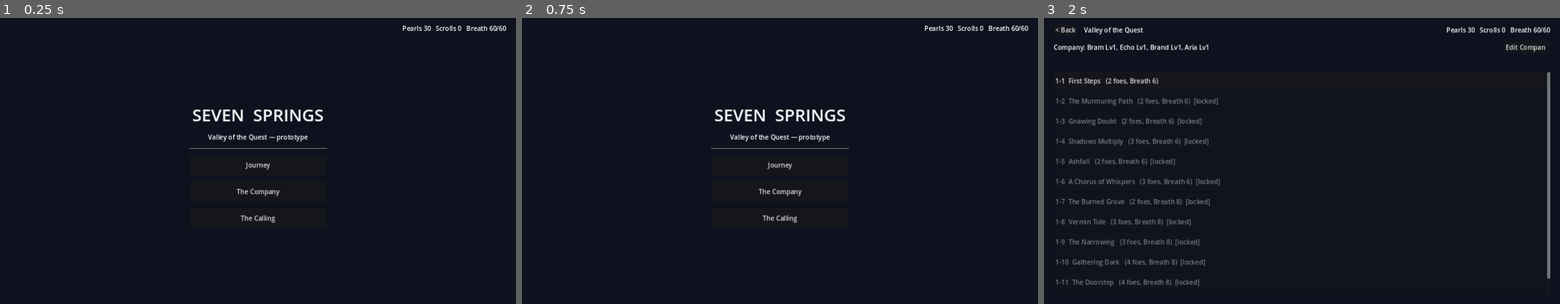
Above: before the commit, frames 1-3 (left to right).
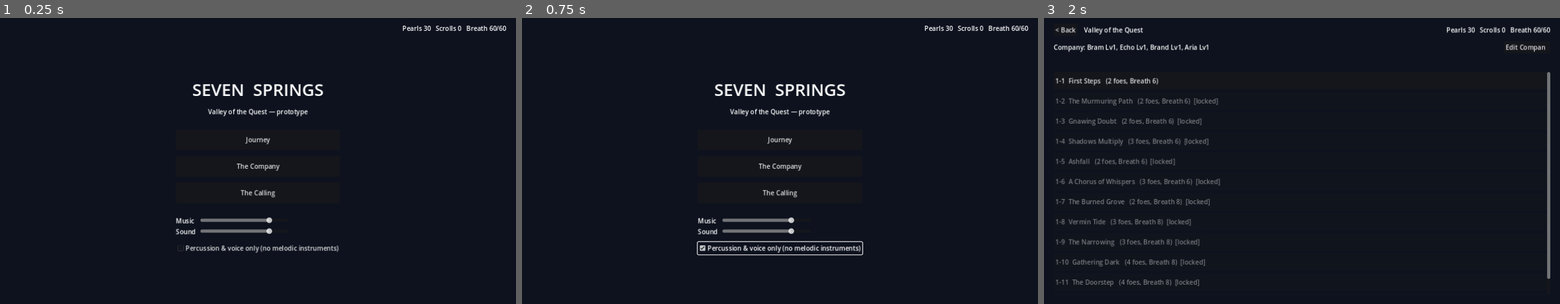
Above: after the commit, the same moments.

Repository: Muhammadan92/SufiGacha
Game: Godot game, scene res://scenes/main.tscn
Two runs of this game, one before a commit and one after it. Both use one fixed random seed, a clock stepped at 60 frames per second and the inputs below.
Inputs (mouse positions are in pixels of both pictures, inside the frame that each line leads up to):
- Up to frame 1 (0.25 s): no input
- Up to frame 2 (0.75 s): click (780, 249) at 0.5 s, where only the run after the commit has a clickable "Percussion & voice only (no m…"
- Up to frame 3 (2 s): click "Journey" at 1.25 s

The runs differ from the first frame. In frame 1, 2.7% of the frame differs, in the area x 34-66%, y 22-83%; in frame 2, 3.0%, in the area x 33-67%, y 22-84%; in frame 3, nothing differs.

Commit message:
AudioManager + placeholder audio + summon reveal animation
- Audio autoload: convention paths assets/audio/{music,sfx}/<key>.<ext>
  (ogg > mp3 > wav priority so real imports outrank placeholder .wav),
  music crossfades keyed per screen (boss stage gets boss track), 8-player
  SFX pool, graceful silence for missing files
- GDD sec 11 'percussion & voice only' mode implemented: <key>_percussion
  variant preference + Home-screen toggle; music/SFX volume sliders,
  settings persisted to user://settings.json
- Battle SFX wired to engine signals: hit/crit/heal/evade/trance/fall +
  victory/defeat stingers
- tools/gen_placeholder_audio.gd: 12 synthesized SFX + 6 seamless drone/
  pulse loops (whole-cycle frequencies = click-free looping)
- The Calling: sequential door-of-light reveal (rarity-colored door, portrait,
  Luminary full-screen flash, tap-to-advance, Skip), rarity reveal SFX
- import_art.sh audio mode + audit extended to audio (70 assets tracked)

Co-Authored-By: Claude Fable 5 <noreply@anthropic.com>

Diff:
--- a/project.godot
+++ b/project.godot
@@ -14,6 +14,7 @@
 Db="*res://scripts/systems/database.gd"
 Game="*res://scripts/systems/game_state.gd"
 Screens="*res://scripts/systems/screen_manager.gd"
+Audio="*res://scripts/systems/audio_manager.gd"
 
 [display]
 
--- a/scripts/screens/battle_screen.gd
+++ b/scripts/screens/battle_screen.gd
@@ -21,6 +21,10 @@
 var banner: Label
 
 const CARD_BG := Color(0.09, 0.11, 0.18, 0.92)
+
+
+func music_key() -> String:
+	return "boss" if stage != null and stage.index == 12 else "battle"
 
 
 func _build() -> void:
@@ -302,6 +306,7 @@
 func _on_action_started(actor: BattleUnit, skill: SkillData, _primary: BattleUnit) -> void:
 	_pulse(actor, Color(1.3, 1.3, 1.3), 1.07)
 	if skill.slot == Enums.Slot.TRANCE:
+		sfx("trance")
 		banner.text = "%s — %s" % [actor.data.display_name, skill.full_name()]
 		banner.add_theme_color_override("font_color",
 			Enums.AFFINITY_COLORS[actor.data.affinity].lightened(0.3))
@@ -316,21 +321,25 @@
 
 
 func _on_damage_dealt(target: BattleUnit, amount: int, crit: bool) -> void:
+	sfx("hit_crit" if crit else "hit")
 	_pulse(target, Color(1.6, 0.5, 0.5), 0.94)
 	_float_text(target, ("-%d!" if crit else "-%d") % amount,
 		Color(1.0, 0.85, 0.3) if crit else Color(1, 1, 1), crit)
 
 
 func _on_unit_healed(target: BattleUnit, amount: int) -> void:
+	sfx("heal")
 	_pulse(target, Color(0.6, 1.5, 0.6))
 	_float_text(target, "+%d" % amount, Color(0.55, 0.95, 0.55))
 
 
 func _on_unit_evaded(target: BattleUnit, label: String) -> void:
+	sfx("evade")
 	_float_text(target, label, Color(0.7, 0.9, 1.0))
 
 
 func _on_unit_died(unit: BattleUnit) -> void:
+	sfx("fall")
 	if not cards.has(unit):
 		return
 	var card: PanelContainer = cards[unit]["card"]
@@ -411,6 +420,7 @@
 
 func _on_battle_ended(victory: bool) -> void:
 	timer.stop()
+	sfx("victory" if victory else "defeat")
 	var summary: Dictionary = game.finish_stage(stage, victory)
 	prompt_label.text = "VICTORY — the darkness recedes" if victory else "DEFEAT — try a different approach"
 	var cont := Button.new()
--- a/scripts/screens/calling_screen.gd
+++ b/scripts/screens/calling_screen.gd
@@ -1,11 +1,30 @@
 extends ScreenBase
-## The Calling: summoning with published rates and a visible pity counter
-## (GDD §9.1, §9.3 — transparency as a brand value).
+## The Calling: summoning with published rates, a visible pity counter
+## (GDD §9.1, §9.3), and a sequential reveal — each answered call steps out
+## of a doorway of light colored by rarity. Tap to advance, Skip to resolve.
 
 var results_label: RichTextLabel
 var pity_label: Label
-
-const RARITY_COLORS := { 3: "gray", 4: "violet", 5: "gold" }
+var reveal_overlay: Control
+var door: PanelContainer
+var door_style: StyleBoxFlat
+var door_portrait: TextureRect
+var door_name: Label
+var door_rarity: Label
+var door_note: Label
+var flash: ColorRect
+
+var queue: Array = []
+var revealed: Array = []
+var busy := false
+
+const RARITY_BB := { 3: "gray", 4: "violet", 5: "gold" }
+const RARITY_COLORS := {
+	3: Color(0.62, 0.64, 0.7),
+	4: Color(0.68, 0.53, 0.95),
+	5: Color(0.95, 0.8, 0.35),
+}
+const RARITY_SFX := { 3: "reveal_novice", 4: "reveal_wayfarer", 5: "reveal_luminary" }
 
 
 func _build() -> void:
@@ -14,6 +33,7 @@
 
 	var rates := Label.new()
 	rates.text = "Rates: Luminary 3%% — Wayfarer 20%% — Novice 77%%.  Guaranteed Luminary within %d calls." % game.PITY_LIMIT
+	rates.add_theme_color_override("font_color", Color(1, 1, 1, 0.7))
 	root.add_child(rates)
 	pity_label = Label.new()
 	root.add_child(pity_label)
@@ -36,7 +56,81 @@
 	results_label.bbcode_enabled = true
 	results_label.size_flags_vertical = Control.SIZE_EXPAND_FILL
 	root.add_child(results_label)
+
+	_build_reveal_overlay()
 	_refresh()
+
+
+func _build_reveal_overlay() -> void:
+	reveal_overlay = ColorRect.new()
+	reveal_overlay.color = Color(0.01, 0.02, 0.05, 0.92)
+	reveal_overlay.set_anchors_and_offsets_preset(Control.PRESET_FULL_RECT)
+	reveal_overlay.mouse_filter = Control.MOUSE_FILTER_STOP
+	reveal_overlay.visible = false
+	reveal_overlay.gui_input.connect(_on_overlay_input)
+	add_child(reveal_overlay)
+
+	var center := CenterContainer.new()
+	center.set_anchors_and_offsets_preset(Control.PRESET_FULL_RECT)
+	center.mouse_filter = Control.MOUSE_FILTER_IGNORE
+	reveal_overlay.add_child(center)
+
+	door = PanelContainer.new()
+	door.custom_minimum_size = Vector2(320, 420)
+	door_style = StyleBoxFlat.new()
+	door_style.bg_color = Color(0.07, 0.09, 0.15)
+	door_style.set_border_width_all(3)
+	door_style.set_corner_radius_all(10)
+	door.add_theme_stylebox_override("panel", door_style)
+	door.resized.connect(func() -> void: door.pivot_offset = door.size / 2.0)
+	door.mouse_filter = Control.MOUSE_FILTER_IGNORE
+	center.add_child(door)
+
+	var v := VBoxContainer.new()
+	v.add_theme_constant_override("separation", 12)
+	v.alignment = BoxContainer.ALIGNMENT_CENTER
+	door.add_child(v)
+
+	door_portrait = TextureRect.new()
+	door_portrait.custom_minimum_size = Vector2(220, 220)
+	door_portrait.expand_mode = TextureRect.EXPAND_IGNORE_SIZE
+	door_portrait.stretch_mode = TextureRect.STRETCH_KEEP_ASPECT_CENTERED
+	door_portrait.size_flags_horizontal = Control.SIZE_SHRINK_CENTER
+	v.add_child(door_portrait)
+
+	door_name = Label.new()
+	door_name.horizontal_alignment = HORIZONTAL_ALIGNMENT_CENTER
+	door_name.add_theme_font_size_override("font_size", 24)
+	v.add_child(door_name)
+
+	door_rarity = Label.new()
+	door_rarity.horizontal_alignment = HORIZONTAL_ALIGNMENT_CENTER
+	v.add_child(door_rarity)
+
+	door_note = Label.new()
+	door_note.horizontal_alignment = HORIZONTAL_ALIGNMENT_CENTER
+	door_note.add_theme_color_override("font_color", Color(1, 1, 1, 0.7))
+	v.add_child(door_note)
+
+	var hint := Label.new()
+	hint.text = "tap to continue"
+	hint.horizontal_alignment = HORIZONTAL_ALIGNMENT_CENTER
+	hint.add_theme_color_override("font_color", Color(1, 1, 1, 0.4))
+	v.add_child(hint)
+
+	var skip := Button.new()
+	skip.text = "Skip"
+	skip.set_anchors_and_offsets_preset(Control.PRESET_BOTTOM_RIGHT)
+	skip.position += Vector2(-90, -60)
+	skip.pressed.connect(_skip_all)
+	reveal_overlay.add_child(skip)
+
+	# Full-screen flash for Luminary reveals.
+	flash = ColorRect.new()
+	flash.color = Color(0.95, 0.85, 0.5, 0.0)
+	flash.set_anchors_and_offsets_preset(Control.PRESET_FULL_RECT)
+	flash.mouse_filter = Control.MOUSE_FILTER_IGNORE
+	reveal_overlay.add_child(flash)
 
 
 func _refresh() -> void:
@@ -49,10 +143,65 @@
 	if results.is_empty():
 		results_label.text = "Not enough Pearls. The Journey provides — clear stages to earn more."
 		return
+	sfx("ui_tap")
+	_refresh()
+	queue = results
+	revealed = []
+	results_label.text = ""
+	reveal_overlay.visible = true
+	_show_next()
+
+
+func _show_next() -> void:
+	if queue.is_empty():
+		reveal_overlay.visible = false
+		_show_summary()
+		return
+	busy = true
+	var r: Dictionary = queue.pop_front()
+	revealed.append(r)
+	var u: UnitData = r["unit"]
+	var color: Color = RARITY_COLORS[r["rarity"]]
+
+	door_style.border_color = color
+	door_portrait.texture = db.unit_art(String(u.id), "portrait")
+	door_name.text = u.label()
+	door_name.add_theme_color_override("font_color", color)
+	door_rarity.text = "%s — %s Order" % [Enums.RARITY_NAMES[r["rarity"]], u.order_name]
+	door_note.text = "answers the Call!" if r["is_new"] else "walks the Path already  (+1 Teaching Scroll)"
+	sfx(RARITY_SFX[r["rarity"]])
+
+	door.scale = Vector2.ONE * 0.7
+	door.modulate.a = 0.0
+	var tw := create_tween()
+	tw.set_parallel(true)
+	tw.tween_property(door, "scale", Vector2.ONE, 0.3).set_trans(Tween.TRANS_BACK).set_ease(Tween.EASE_OUT)
+	tw.tween_property(door, "modulate:a", 1.0, 0.25)
+	if r["rarity"] == 5:
+		flash.color.a = 0.55
+		tw.tween_property(flash, "color:a", 0.0, 0.7)
+	tw.chain().tween_callback(func() -> void: busy = false)
+
+
+func _on_overlay_input(event: InputEvent) -> void:
+	if busy:
+		return
+	if event is InputEventMouseButton and event.pressed and event.button_index == MOUSE_BUTTON_LEFT:
+		_show_next()
+
+
+func _skip_all() -> void:
+	revealed.append_array(queue)
+	queue = []
+	reveal_overlay.visible = false
+	_show_summary()
+
+
+func _show_summary() -> void:
 	var lines: Array = []
-	for r: Dictionary in results:
+	for r: Dictionary in revealed:
 		var u: UnitData = r["unit"]
-		var tag := "[color=%s]%s[/color]" % [RARITY_COLORS[r["rarity"]], Enums.RARITY_NAMES[r["rarity"]]]
+		var tag := "[color=%s]%s[/color]" % [RARITY_BB[r["rarity"]], Enums.RARITY_NAMES[r["rarity"]]]
 		var note := "  — NEW!" if r["is_new"] else "  (duplicate -> +1 Teaching Scroll)"
 		lines.append("%s  %s%s" % [tag, u.label(), note])
 	results_label.text = "\n".join(lines)
--- a/scripts/screens/home_screen.gd
+++ b/scripts/screens/home_screen.gd
@@ -27,6 +27,50 @@
 	_nav_button(v, "The Company", "roster")
 	_nav_button(v, "The Calling", "calling")
 
+	v.add_child(HSeparator.new())
+	_build_settings(v)
+
+
+func _build_settings(parent: Control) -> void:
+	if audio == null:
+		return
+	var grid := GridContainer.new()
+	grid.columns = 2
+	grid.add_theme_constant_override("h_separation", 12)
+	parent.add_child(grid)
+
+	var music_lbl := Label.new()
+	music_lbl.text = "Music"
+	grid.add_child(music_lbl)
+	var music_slider := HSlider.new()
+	music_slider.min_value = 0.0
+	music_slider.max_value = 1.0
+	music_slider.step = 0.05
+	music_slider.value = audio.music_volume
+	music_slider.custom_minimum_size = Vector2(220, 20)
+	music_slider.value_changed.connect(audio.set_music_volume)
+	grid.add_child(music_slider)
+
+	var sfx_lbl := Label.new()
+	sfx_lbl.text = "Sound"
+	grid.add_child(sfx_lbl)
+	var sfx_slider := HSlider.new()
+	sfx_slider.min_value = 0.0
+	sfx_slider.max_value = 1.0
+	sfx_slider.step = 0.05
+	sfx_slider.value = audio.sfx_volume
+	sfx_slider.custom_minimum_size = Vector2(220, 20)
+	sfx_slider.value_changed.connect(func(v_: float) -> void:
+		audio.set_sfx_volume(v_)
+		sfx("ui_tap"))
+	grid.add_child(sfx_slider)
+
+	var perc := CheckBox.new()
+	perc.text = "Percussion & voice only (no melodic instruments)"
+	perc.button_pressed = audio.percussion_only
+	perc.toggled.connect(audio.set_percussion_only)
+	parent.add_child(perc)
+
 
 func _nav_button(parent: Control, text: String, screen_name: String) -> void:
 	var b := Button.new()
--- a/scripts/screens/screen_base.gd
+++ b/scripts/screens/screen_base.gd
@@ -6,6 +6,7 @@
 @onready var game: Node = get_node("/root/Game")
 @onready var db: Node = get_node("/root/Db")
 @onready var screens: Node = get_node("/root/Screens")
+@onready var audio: Node = get_node_or_null("/root/Audio")
 
 var resources_label: Label = null
 
@@ -21,11 +22,23 @@
 	bg.set_anchors_and_offsets_preset(Control.PRESET_FULL_RECT)
 	add_child(bg)
 	_build()
+	if audio != null:
+		audio.play_music(music_key())
 
 
 ## Override in each screen.
 func _build() -> void:
 	pass
+
+
+## Music track key for this screen ("" = leave current music playing).
+func music_key() -> String:
+	return "title"
+
+
+func sfx(key: String) -> void:
+	if audio != null:
+		audio.play_sfx(key)
 
 
 ## Standard vertical root with margins.
--- a/scripts/screens/stage_select_screen.gd
+++ b/scripts/screens/stage_select_screen.gd
@@ -2,6 +2,10 @@
 ## Stage select: Valley 1's stages in order, locked until the previous clears.
 
 var notice: Label
+
+
+func music_key() -> String:
+	return "valley_1"
 
 
 func _build() -> void:
--- /dev/null
+++ b/scripts/systems/audio_manager.gd
@@ -0,0 +1,142 @@
+extends Node
+## Autoload "Audio": convention-loaded music and SFX with graceful silence for
+## anything missing (same philosophy as art — the game never blocks on
+## assets). Paths: assets/audio/music/<key>.<ext>, assets/audio/sfx/<key>.<ext>
+## with ext priority ogg > mp3 > wav (generated placeholders are .wav, so any
+## imported real track automatically wins).
+##
+## Implements GDD §11's "percussion & voice only" mode: when enabled, music
+## keys prefer the "<key>_percussion" variant if one exists.
+
+const SETTINGS_PATH := "user://settings.json"
+const EXTS := ["ogg", "mp3", "wav"]
+const SFX_POOL_SIZE := 8
+
+var music_volume := 0.8
+var sfx_volume := 0.8
+var percussion_only := false
+
+var _music_a: AudioStreamPlayer
+var _music_b: AudioStreamPlayer
+var _active: AudioStreamPlayer
+var _current_key := ""
+var _sfx_pool: Array = []
+var _cache := {}
+
+
+func _ready() -> void:
+	_music_a = AudioStreamPlayer.new()
+	_music_b = AudioStreamPlayer.new()
+	add_child(_music_a)
+	add_child(_music_b)
+	_active = _music_a
+	for i in SFX_POOL_SIZE:
+		var p := AudioStreamPlayer.new()
+		add_child(p)
+		_sfx_pool.append(p)
+	_load_settings()
+
+
+## Crossfades to the track for `key`; silence if no file exists. Passing the
+## already-playing key is a no-op, so screens can call this unconditionally.
+func play_music(key: String) -> void:
+	if key == "" or key == _current_key:
+		return
+	_current_key = key
+	var stream: AudioStream = null
+	if percussion_only:
+		stream = _find_stream("res://assets/audio/music/%s_percussion" % key)
+	if stream == null:
+		stream = _find_stream("res://assets/audio/music/%s" % key)
+	_loopify(stream)
+	var from := _active
+	var to := _music_b if _active == _music_a else _music_a
+	_active = to
+	var tw := create_tween()
+	if from.playing:
+		tw.parallel().tween_property(from, "volume_db", -60.0, 0.8)
+		tw.parallel().tween_callback(from.stop).set_delay(0.85)
+	if stream != null:
+		to.stream = stream
+		to.volume_db = -60.0
+		to.play()
+		tw.parallel().tween_property(to, "volume_db", linear_to_db(maxf(music_volume, 0.001)), 0.8)
+
+
+func play_sfx(key: String) -> void:
+	if sfx_volume <= 0.0:
+		return
+	var stream := _find_stream("res://assets/audio/sfx/%s" % key)
+	if stream == null:
+		return
+	for p: AudioStreamPlayer in _sfx_pool:
+		if not p.playing:
+			p.stream = stream
+			p.volume_db = linear_to_db(maxf(sfx_volume, 0.001))
+			p.play()
+			return
+	# pool exhausted — steal the first player
+	_sfx_pool[0].stream = stream
+	_sfx_pool[0].play()
+
+
+func set_music_volume(v: float) -> void:
+	music_volume = clampf(v, 0.0, 1.0)
+	_active.volume_db = linear_to_db(maxf(music_volume, 0.001)) if music_volume > 0.0 else -80.0
+	_save_settings()
+
+
+func set_sfx_volume(v: float) -> void:
+	sfx_volume = clampf(v, 0.0, 1.0)
+	_save_settings()
+
+
+func set_percussion_only(on: bool) -> void:
+	percussion_only = on
+	_save_settings()
+	# Restart the current key so the variant swap is audible immediately.
+	var key := _current_key
+	_current_key = ""
+	play_music(key)
+
+
+func _find_stream(base_path: String) -> AudioStream:
+	if _cache.has(base_path):
+		return _cache[base_path]
+	var stream: AudioStream = null
+	for ext in EXTS:
+		var path := "%s.%s" % [base_path, ext]
+		if ResourceLoader.exists(path):
+			stream = load(path)
+			break
+	_cache[base_path] = stream  # cache nulls too — misses are the common case
+	return stream
+
+
+## Imported WAV placeholders lose loop metadata; force looping at runtime.
+func _loopify(stream: AudioStream) -> void:
+	if stream is AudioStreamWAV:
+		stream.loop_mode = AudioStreamWAV.LOOP_FORWARD
+		stream.loop_end = stream.data.size() / 2  # 16-bit mono frames
+	elif stream is AudioStreamOggVorbis or stream is AudioStreamMP3:
+		stream.loop = true
+
+
+func _load_settings() -> void:
+	if not FileAccess.file_exists(SETTINGS_PATH):
+		return
+	var blob = JSON.parse_string(FileAccess.open(SETTINGS_PATH, FileAccess.READ).get_as_text())
+	if blob is Dictionary:
+		music_volume = clampf(float(blob.get("music_volume", 0.8)), 0.0, 1.0)
+		sfx_volume = clampf(float(blob.get("sfx_volume", 0.8)), 0.0, 1.0)
+		percussion_only = bool(blob.get("percussion_only", false))
+
+
+func _save_settings() -> void:
+	var f := FileAccess.open(SETTINGS_PATH, FileAccess.WRITE)
+	if f:
+		f.store_string(JSON.stringify({
+			"music_volume": music_volume,
+			"sfx_volume": sfx_volume,
+			"percussion_only": percussion_only,
+		}))
--- a/tools/audit_assets.gd
+++ b/tools/audit_assets.gd
@@ -60,6 +60,28 @@
 			cell = "placeholder"
 		print("%-16s %-10s" % ["valley_%d" % v, cell])
 
+	# --- audio (AI_ART_PIPELINE.md §11.3 track list + battle SFX set) ---
+	print("")
+	var music := ["title", "valley_1", "battle", "boss", "calling",
+		"title_percussion", "battle_percussion"]
+	var sfx_keys := ["ui_tap", "hit", "hit_crit", "heal", "evade", "trance",
+		"fall", "reveal_novice", "reveal_wayfarer", "reveal_luminary",
+		"victory", "defeat"]
+	for entry in [["music", music], ["sfx", sfx_keys]]:
+		for k in entry[1]:
+			total += 1
+			var akey := "audio:%s/%s" % [entry[0], k]
+			var cell := "MISSING"
+			if real.has(akey):
+				cell = "REAL"
+				have_real += 1
+			else:
+				for ext in ["ogg", "mp3", "wav"]:
+					if FileAccess.file_exists("res://assets/audio/%s/%s.%s" % [entry[0], k, ext]):
+						cell = "placeholder"
+						break
+			print("%-16s %-10s" % ["%s/%s" % [entry[0], k], cell])
+
 	print("\nreal art: %d / %d assets (%.0f%%) — everything else runs on placeholders" % [
 		have_real, total, 100.0 * have_real / total])
 	quit(0)
--- /dev/null
+++ b/tools/gen_placeholder_audio.gd
@@ -0,0 +1,200 @@
+extends SceneTree
+## Generates procedural placeholder audio (synthesized PCM) so the game is
+## audible before any real tracks exist: 12 SFX + 6 seamless ambient/percussion
+## loops. Real audio imported via tools/import_art.sh (as .ogg/.mp3) wins over
+## these .wav files automatically (AudioManager extension priority).
+## Loop seamlessness: every component frequency completes whole cycles within
+## the loop length, so loops click-free.
+## Run:  godot --headless --path . -s res://tools/gen_placeholder_audio.gd
+
+const RATE := 44100
+const LOOP_SECONDS := 16.0
+
+
+func _initialize() -> void:
+	DirAccess.make_dir_recursive_absolute("res://assets/audio/sfx")
+	DirAccess.make_dir_recursive_absolute("res://assets/audio/music")
+
+	# --- SFX ---
+	_save_sfx("ui_tap", _sfx_tap())
+	_save_sfx("hit", _sfx_hit(false))
+	_save_sfx("hit_crit", _sfx_hit(true))
+	_save_sfx("heal", _sfx_sweep(420.0, 840.0, 0.35, 0.25))
+	_save_sfx("evade", _sfx_evade())
+	_save_sfx("trance", _sfx_trance())
+	_save_sfx("fall", _sfx_sweep(300.0, 70.0, 0.5, 0.3))
+	_save_sfx("reveal_novice", _sfx_chord([392.0], 0.5))
+	_save_sfx("reveal_wayfarer", _sfx_chord([392.0, 523.25], 0.7))
+	_save_sfx("reveal_luminary", _sfx_chord([392.0, 493.88, 587.33, 783.99], 1.3))
+	_save_sfx("victory", _sfx_chord([523.25, 659.25, 783.99, 1046.5], 1.5))
+	_save_sfx("defeat", _sfx_chord([440.0, 392.0, 311.13], 1.3))
+
+	# --- music loops ---
+	_save_music("title", _music_drone([110.0, 165.0, 220.0], [0.12, 0.07, 0.04], 0.25))
+	_save_music("title_percussion", _music_pulse(0.5, 0.10, []))
+	_save_music("valley_1", _music_drone([74.0, 111.0, 148.0], [0.12, 0.08, 0.04], 0.125))
+	_save_music("battle", _music_pulse(1.875, 0.22, [98.0, 147.0]))
+	_save_music("battle_percussion", _music_pulse(1.875, 0.26, []))
+	_save_music("boss", _music_boss())
+	print("DONE — run: godot --headless --path . --import")
+	quit(0)
+
+
+# --- write helpers -------------------------------------------------------------
+
+func _to_wav(samples: PackedFloat32Array) -> AudioStreamWAV:
+	var bytes := PackedByteArray()
+	bytes.resize(samples.size() * 2)
+	for i in samples.size():
+		bytes.encode_s16(i * 2, int(clampf(samples[i], -1.0, 1.0) * 32000.0))
+	var wav := AudioStreamWAV.new()
+	wav.format = AudioStreamWAV.FORMAT_16_BITS
+	wav.mix_rate = RATE
+	wav.stereo = false
+	wav.data = bytes
+	return wav
+
+
+func _save_sfx(key: String, samples: PackedFloat32Array) -> void:
+	_to_wav(samples).save_to_wav("res://assets/audio/sfx/%s.wav" % key)
+	print("sfx: ", key)
+
+
+func _save_music(key: String, samples: PackedFloat32Array) -> void:
+	_to_wav(samples).save_to_wav("res://assets/audio/music/%s.wav" % key)
+	print("music: ", key)
+
+
+# --- synth building blocks -------------------------------------------------------
+
+func _buf(seconds: float) -> PackedFloat32Array:
+	var b := PackedFloat32Array()
+	b.resize(int(seconds * RATE))
+	return b
+
+
+func _add_tone(buf: PackedFloat32Array, start: float, dur: float, freq: float,
+		amp: float, attack: float = 0.01, decay: float = 4.0) -> void:
+	var s0 := int(start * RATE)
+	var n := mini(int(dur * RATE), buf.size() - s0)
+	for i in n:
+		var t := float(i) / RATE
+		var env := minf(t / maxf(attack, 0.001), 1.0) * exp(-decay * t)
+		buf[s0 + i] += sin(TAU * freq * t) * amp * env
+
+
+func _add_noise(buf: PackedFloat32Array, start: float, dur: float,
+		amp: float, decay: float = 20.0) -> void:
+	var s0 := int(start * RATE)
+	var n := mini(int(dur * RATE), buf.size() - s0)
+	var prev := 0.0
+	for i in n:
+		var t := float(i) / RATE
+		# one-pole lowpass tames the hiss into a thump-ish texture
+		prev = prev * 0.7 + (randf() * 2.0 - 1.0) * 0.3
+		buf[s0 + i] += prev * amp * exp(-decay * t)
+
+
+func _add_sweep(buf: PackedFloat32Array, start: float, dur: float,
+		f0: float, f1: float, amp: float) -> void:
+	var s0 := int(start * RATE)
+	var n := mini(int(dur * RATE), buf.size() - s0)
+	var phase := 0.0
+	for i in n:
+		var t := float(i) / RATE
+		var f := lerpf(f0, f1, t / dur)
+		phase += TAU * f / RATE
+		var env := minf(t / 0.01, 1.0) * (1.0 - t / dur)
+		buf[s0 + i] += sin(phase) * amp * env
+
+
+# --- SFX recipes ---------------------------------------------------------------
+
+func _sfx_tap() -> PackedFloat32Array:
+	var b := _buf(0.08)
+	_add_tone(b, 0.0, 0.08, 900.0, 0.35, 0.002, 40.0)
+	return b
+
+
+func _sfx_hit(crit: bool) -> PackedFloat32Array:
+	var b := _buf(0.25 if crit else 0.18)
+	_add_noise(b, 0.0, 0.15, 0.5 if crit else 0.35, 25.0)
+	_add_tone(b, 0.0, 0.15, 120.0 if crit else 150.0, 0.5, 0.002, 18.0)
+	if crit:
+		_add_tone(b, 0.02, 0.2, 240.0, 0.3, 0.002, 12.0)
+	return b
+
+
+func _sfx_sweep(f0: float, f1: float, dur: float, amp: float) -> PackedFloat32Array:
+	var b := _buf(dur + 0.05)
+	_add_sweep(b, 0.0, dur, f0, f1, amp)
+	return b
+
+
+func _sfx_evade() -> PackedFloat32Array:
+	var b := _buf(0.15)
+	_add_tone(b, 0.0, 0.05, 1300.0, 0.25, 0.002, 30.0)
+	_add_tone(b, 0.06, 0.06, 1600.0, 0.22, 0.002, 30.0)
+	return b
+
+
+func _sfx_trance() -> PackedFloat32Array:
+	var b := _buf(1.0)
+	_add_tone(b, 0.0, 1.0, 220.0, 0.28, 0.35, 1.8)
+	_add_tone(b, 0.0, 1.0, 330.0, 0.2, 0.45, 1.8)
+	_add_sweep(b, 0.1, 0.8, 200.0, 440.0, 0.12)
+	return b
+
+
+func _sfx_chord(freqs: Array, total: float) -> PackedFloat32Array:
+	var b := _buf(total)
+	var step := 0.14
+	for i in freqs.size():
+		var last := i == freqs.size() - 1
+		_add_tone(b, i * step, total - i * step, freqs[i],
+			0.3, 0.01, 1.5 if last else 5.0)
+	return b
+
+
+# --- music recipes (seamless loops: freq * LOOP_SECONDS is whole) ---------------
+
+func _music_drone(freqs: Array, amps: Array, tremolo_hz: float) -> PackedFloat32Array:
+	var b := _buf(LOOP_SECONDS)
+	for i in b.size():
+		var t := float(i) / RATE
+		var v := 0.0
+		for j in freqs.size():
+			v += sin(TAU * freqs[j] * t) * amps[j]
+		b[i] = v * (1.0 + 0.18 * sin(TAU * tremolo_hz * t))
+	return b
+
+
+## Frame-drum-ish pulse at `beats_per_second` (chosen so beats fit the loop
+## exactly), optionally over a drone.
+func _music_pulse(beats_per_second: float, thump_amp: float, drone_freqs: Array) -> PackedFloat32Array:
+	var b := _buf(LOOP_SECONDS)
+	for j in drone_freqs.size():
+		var f: float = drone_freqs[j]
+		var a := 0.09 / (j + 1)
+		for i in b.size():
+			b[i] += sin(TAU * f * float(i) / RATE) * a
+	var beat_count := int(LOOP_SECONDS * beats_per_second)
+	for k in beat_count:
+		var start := float(k) / beats_per_second
+		var strong := k % 4 == 0
+		_add_noise(b, start, 0.09, thump_amp * (1.0 if strong else 0.55), 45.0)
+		_add_tone(b, start, 0.12, 82.0 if strong else 110.0, thump_amp * 0.9, 0.002, 25.0)
+	return b
+
+
+func _music_boss() -> PackedFloat32Array:
+	var b := _buf(LOOP_SECONDS)
+	# beating minor-second drone = dread
+	for i in b.size():
+		var t := float(i) / RATE
+		b[i] = sin(TAU * 55.0 * t) * 0.14 + sin(TAU * 58.25 * t) * 0.12
+	for k in 8:
+		var start := k * 2.0
+		_add_noise(b, start, 0.12, 0.2, 30.0)
+		_add_tone(b, start, 0.2, 65.0, 0.22, 0.002, 15.0)
+	return b
Not shown, added: scripts/systems/audio_manager.gd.uid
Not shown, added: tests/simulate_progression.gd.uid
Not shown, added: tools/gen_placeholder_audio.gd.uid
Not shown, changed: PROGRESS.md
Not shown, added: assets/audio/music/battle.wav
Not shown, added: assets/audio/music/battle_percussion.wav
Not shown, added: assets/audio/music/boss.wav
Not shown, added: assets/audio/music/title.wav
Not shown, added: assets/audio/music/title_percussion.wav
Not shown, added: assets/audio/music/valley_1.wav
Not shown, added: assets/audio/sfx/defeat.wav
Not shown, added: assets/audio/sfx/evade.wav
(and 11 more such lines)
